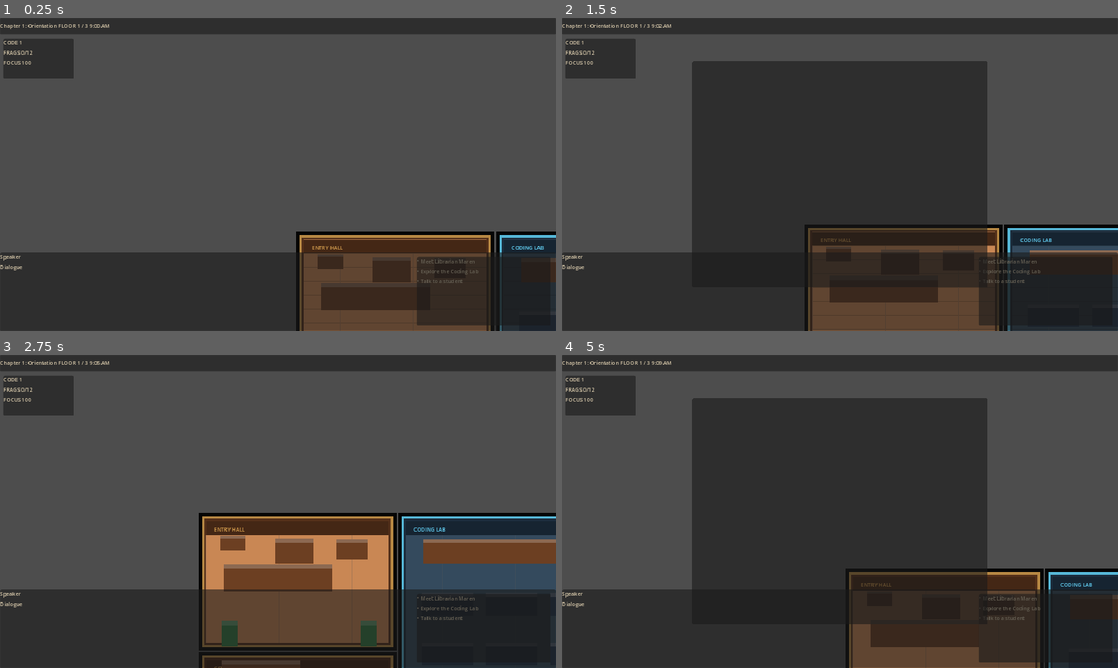
Above: before the commit, frames 1-4 (two rows, left to right).
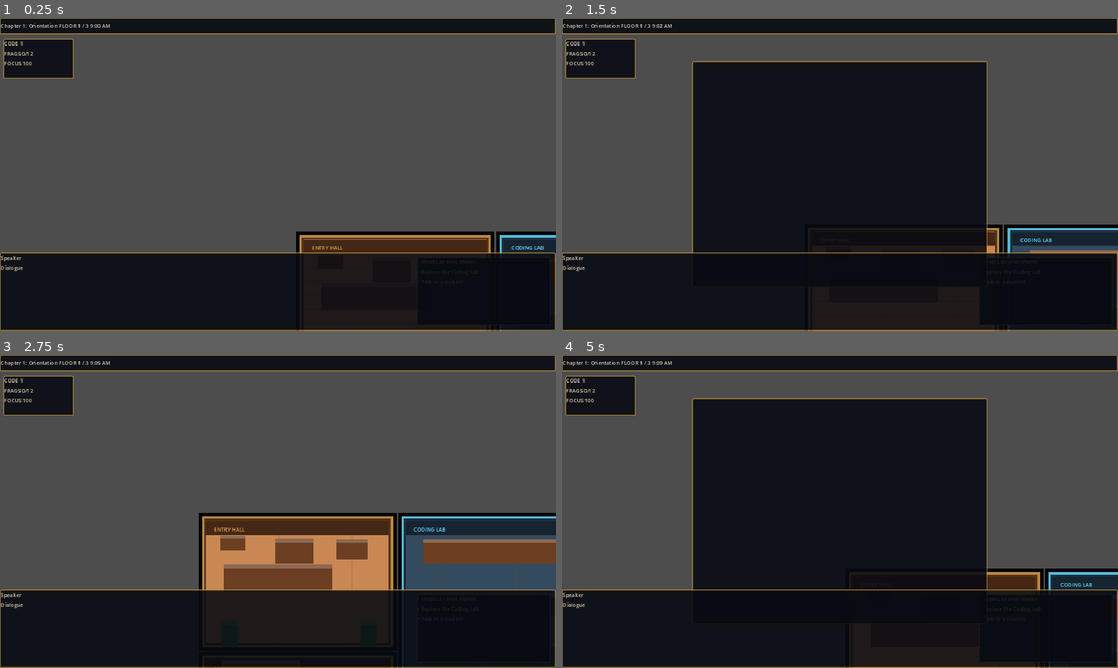
Above: after the commit, the same moments.

Repository: Cryddd/Harrow-Library
Game: Godot game, scene res://scenes/Main.tscn
Two runs of this game, one before a commit and one after it. Both use one fixed random seed, a clock stepped at 60 frames per second and the inputs below.
Inputs:
- Up to frame 1 (0.25 s): no input
- Up to frame 2 (1.5 s): tap Enter at 0.5 s; hold D (move_right) 0.53-1.28 s; hold Tab (files) 0.53-1.28 s; hold S (move_down) from 1.28 s (still down); tap E (interact) at 1.35 s
- Up to frame 3 (2.75 s): release S (move_down) at 2.03 s; hold D (move_right) from 2.03 s (still down); hold Tab (files) from 2.03 s (still down)
- Up to frame 4 (5 s): release D (move_right) at 2.78 s; release Tab (files) at 2.78 s; hold W (move_up) 2.78-3.53 s; tap E (interact) at 2.85, 4.35 s; hold Tab (files) 3.53-4.28 s; hold A (move_left) from 3.53 s (still down)

The runs differ from the first frame. In frame 1, 30% of the frame differs, in the area x 0-100%, y 0-100%; in frame 2, 60%; in frame 3, 26%; in frame 4, 61%.

Commit message:
removing a couple of risky placeholder

Diff:
--- a/assets/themes/pixel_library_theme.tres
+++ b/assets/themes/pixel_library_theme.tres
@@ -1,9 +1,35 @@
-[gd_resource type="Theme" format=3]
+[gd_resource type="Theme" load_steps=3 format=3]
+
+[sub_resource type="StyleBoxFlat" id="StyleBoxFlat_panel"]
+bg_color = Color(0.03, 0.04, 0.07, 0.88)
+border_width_left = 2
+border_width_top = 2
+border_width_right = 2
+border_width_bottom = 2
+border_color = Color(0.78, 0.59, 0.2, 0.72)
+corner_radius_top_left = 2
+corner_radius_top_right = 2
+corner_radius_bottom_right = 2
+corner_radius_bottom_left = 2
+
+[sub_resource type="StyleBoxFlat" id="StyleBoxFlat_button"]
+bg_color = Color(0.07, 0.08, 0.12, 0.92)
+border_width_left = 1
+border_width_top = 1
+border_width_right = 1
+border_width_bottom = 1
+border_color = Color(0.39, 0.65, 0.8, 0.68)
+corner_radius_top_left = 2
+corner_radius_top_right = 2
+corner_radius_bottom_right = 2
+corner_radius_bottom_left = 2
 
 [resource]
 default_font_size = 12
-PanelContainer/styles/panel = null
-Label/colors/font_color = Color(0.86, 0.80, 0.68, 1)
+PanelContainer/styles/panel = SubResource("StyleBoxFlat_panel")
+Button/styles/normal = SubResource("StyleBoxFlat_button")
+Button/styles/hover = SubResource("StyleBoxFlat_button")
 Button/colors/font_color = Color(0.86, 0.80, 0.68, 1)
 Button/colors/font_hover_color = Color(0.94, 0.75, 0.25, 1)
+Label/colors/font_color = Color(0.86, 0.80, 0.68, 1)
 RichTextLabel/colors/default_color = Color(0.86, 0.80, 0.68, 1)
--- a/scripts/world/FloorBase.gd
+++ b/scripts/world/FloorBase.gd
@@ -28,7 +28,7 @@
 	parent.add_child(shadow)
 	var accent: Color = room.get("accent", Color.WHITE)
 	var wall_color: Color = room.get("wall", Color.BLACK)
-	var floor_color: Color = room.get("floor", Color.DIM_GRAY)
+	var floor_color: Color = room.get("floor", Color("#555555"))
 	var trim := _rect_node(rect.grow(10.0), accent.darkened(0.15))
 	parent.add_child(trim)
 	var wall := _rect_node(rect.grow(5.0), wall_color)
